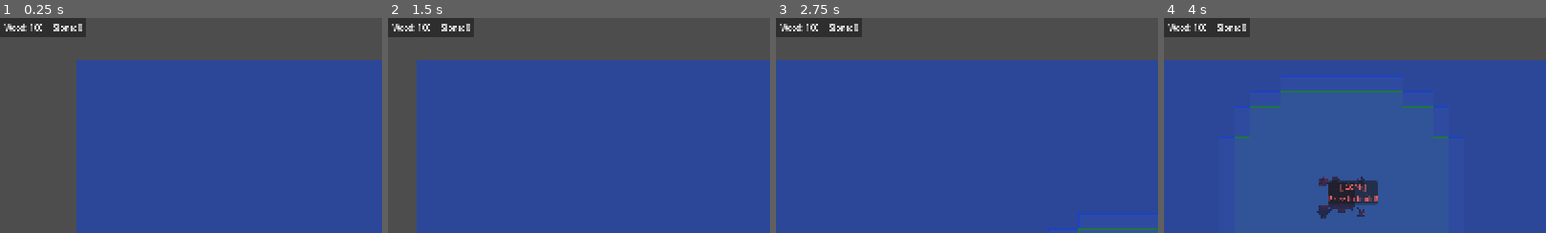
Above: before the commit, frames 1-4 (left to right).
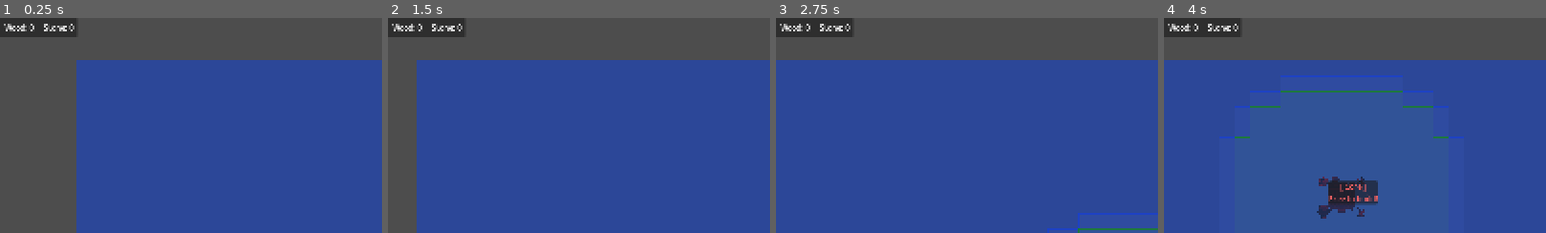
Above: after the commit, the same moments.

Repository: ColdTerror/Core-and-Conveyor
Game: Godot game, scene res://scenes/level.tscn
Same seed, same stepped clock (60 frames per second), same inputs: the game is played once before the commit and once after it. The engine's default icon, where the game draws it, is replaced by a stand-in: a white triangle on a blue panel in a dark square.
Inputs (mouse positions are % of the whole screen's width and height, from its top left):
- Up to frame 1 (0.25 s): no input
- Up to frame 2 (1.5 s): click "Core" at 0.5 s; tap Enter at 1.25 s; move the mouse to (72, 45) at 1.27 s; hold Right (ui_right) from 1.28 s (still down); hold X (deconstruct_hotkey) from 1.28 s (still down); click (72, 45) at 1.42 s
- Up to frame 3 (2.75 s): release Right (ui_right) at 2 s; release X (deconstruct_hotkey) at 2 s; drag from (30, 55) to (45, 70) at 2.02 s
- Up to frame 4 (4 s): tap Space at 2.75 s; move the mouse to (60, 28) at 2.77 s; hold Right (ui_right) 2.78-3.5 s; hold R (rotate_tile) 2.78-3.5 s; drag from (45, 70) to (20, 35) at 3.52 s
The pictures show only the part of the screen within x 0-50%, y 0-50%; the shares and areas given below are measured in that part.

The runs differ from the first frame. In frame 1, 0.4% of the frame differs, in the area x 7-23%, y 0-9%; in frame 2, 0.4%; in frame 3, 0.4%; in frame 4, 0.4%.

Commit message:
Blacklist unreachable storages; set Wood to 0
Add pathfinding blacklist for storage buildings to prevent worker bots from getting stuck: introduce unreachable_storages, skip blacklisted storages when searching, build a sorted candidate list by distance, attempt paths per candidate and append unreachable storages when pathing fails. Reset the blacklist when a deposit succeeds or when the WAITING_FOR_STORAGE timer expires. Also change the starting global inventory Wood count from 100 to 0 (game/balance initialization change).

Diff:
--- a/scripts/Managers/economy_manager.gd
+++ b/scripts/Managers/economy_manager.gd
@@ -5,7 +5,7 @@
 # We use a Dictionary to track everything by its string name.
 # You can define your starting resources here.
 var global_inventory: Dictionary = {
-	"Wood": 100,
+	"Wood": 0,
 	"Stone": 0
 }
 
--- a/scripts/Workers/worker_bot.gd
+++ b/scripts/Workers/worker_bot.gd
@@ -32,6 +32,7 @@
 
 var unreachable_tiles: Array[Vector2i] = []
 var full_storages_ignored: Array[Node2D] = []
+var unreachable_storages: Array[Node2D] = [] # NEW: Pathfinding blacklist for storages
 
 func setup(level: Node2D):
 	level_ref = level
@@ -116,14 +117,14 @@
 	if not level_ref or not level_ref.building_manager: return
 
 	var my_pos = level_ref.terrain_layer.local_to_map(global_position)
-	var best_tile = Vector2i(-1, -1)
-	var min_dist = INF
+
+	# Build a sorted list of candidates, then try each until one paths successfully.
+	var candidates: Array = []
 
 	for b in level_ref.building_manager.buildings:
-
 		if not (b.has_method("add_item") or b.has_method("add_bot_item")): continue
-
 		if b in full_storages_ignored: continue
+		if b in unreachable_storages: continue  # NEW: skip known blocked storages
 
 		if "is_dedicated_mode" in b and "selected_output_name" in b:
 			if b.is_dedicated_mode and b.selected_output_name != "" and b.selected_output_name != carried_item_name:
@@ -132,18 +133,31 @@
 		if b.occupied_tiles.size() > 0:
 			var b_tile = b.occupied_tiles[0]
 			var dist = my_pos.distance_squared_to(b_tile)
-			if dist < min_dist:
-				min_dist = dist
-				best_tile = b_tile
-
-	if best_tile != Vector2i(-1, -1):
-		target_tile = best_tile
-		_request_path(best_tile, true)
-		current_state = State.MOVING_TO_INVENTORY
-	else:
-		# All storages are full — wait patiently
-		current_state = State.WAITING_FOR_STORAGE
-		action_timer.start(10.0)
+			candidates.append({ "building": b, "tile": b_tile, "dist": dist })
+
+	# Sort closest first
+	candidates.sort_custom(func(a, b): return a["dist"] < b["dist"])
+
+	# Try each candidate until one has a valid path
+	for candidate in candidates:
+		var b_tile = candidate["tile"]
+		var b_node = candidate["building"]
+
+		_request_path(b_tile, true)
+
+		if not current_path.is_empty():
+			# Valid path found!
+			target_tile = b_tile
+			current_state = State.MOVING_TO_INVENTORY
+			return
+		else:
+			# Path failed — blacklist this storage until we reset
+			print("Bot: Storage at %s is unreachable, blacklisting." % b_tile)
+			unreachable_storages.append(b_node)
+
+	# Every storage is either full, filtered, or unreachable
+	current_state = State.WAITING_FOR_STORAGE
+	action_timer.start(10.0)
 
 
 # ==========================================
@@ -254,6 +268,7 @@
 					carried_item_name = ""
 					carried_item_res = null
 					full_storages_ignored.clear()
+					unreachable_storages.clear() # NEW: Walls may have changed, reset on success
 					current_state = State.IDLE
 				else:
 					full_storages_ignored.append(storage)
@@ -264,7 +279,9 @@
 			current_state = State.IDLE
 
 	elif current_state == State.WAITING_FOR_STORAGE:
+		# Timer expired — wipe all blacklists and try again fresh
 		full_storages_ignored.clear()
+		unreachable_storages.clear() # NEW: Maybe a wall was removed!
 		current_state = State.IDLE
 
 
